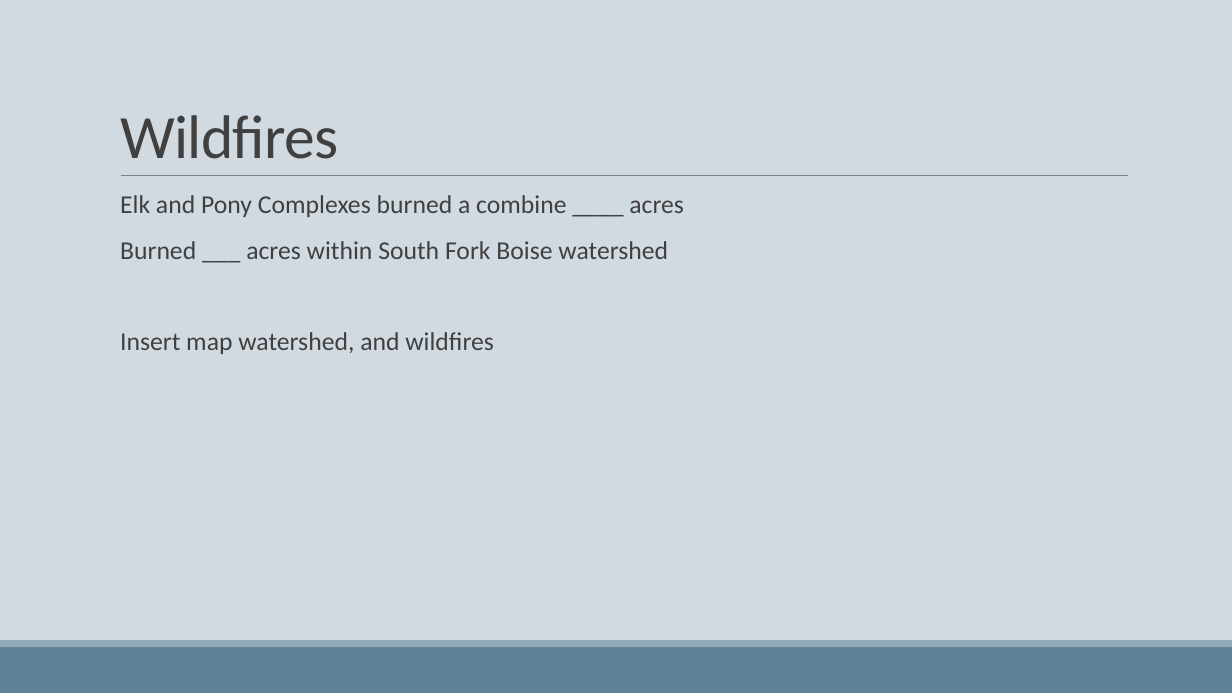
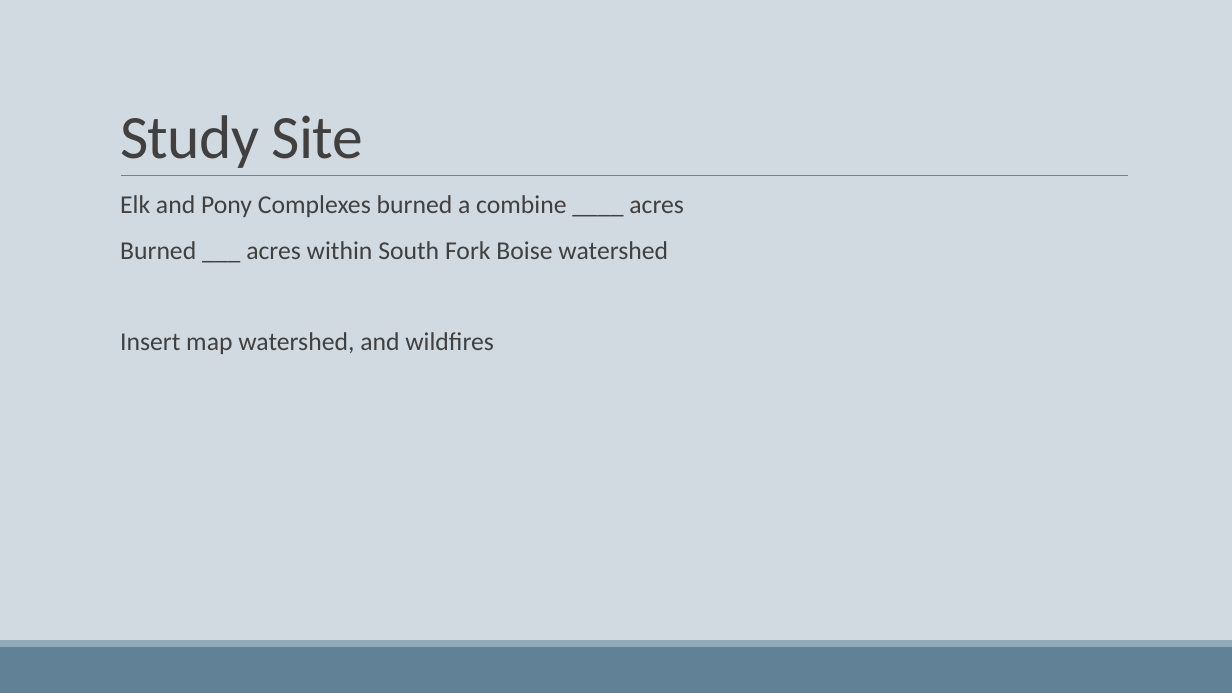
Before and after one commit to woz22/thesis, a slide deck: slide 3 of courses/geog475_pres.pptx (slide 5 before the commit). Drawn at 1232x693 pixels with LibreOffice and Linux fonts; fonts in the diff are those of the drawing. Boxes give left, top, right and bottom in pixels: in the first picture for what was removed or moved away, otherwise in the second. Text is boxed around its words. In the diff, an @@ line names an element or a change of style, - is before the commit and + after.

```diff
--- a/courses/geog475_pres.pptx
+++ b/courses/geog475_pres.pptx
@@ title at <box>120,115,363,168</box>: text changed @@
-Wildfires
+Study Site
```
Also in this commit, not shown: 8 other slides changed, 1 slide added, 1 slide removed, 5 other files.
